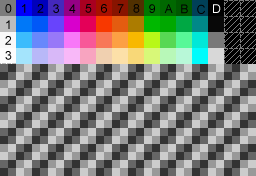
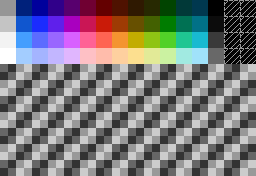
Revision of a layered (256, 176) image; what changed, layer by layer:
renamed "Layer 3" to "HEX", hid it, painted on it over [1, 3, 224, 61]
renamed "Layer 1" to "ASQ_realityA", painted on it over [0, 0, 256, 64]
